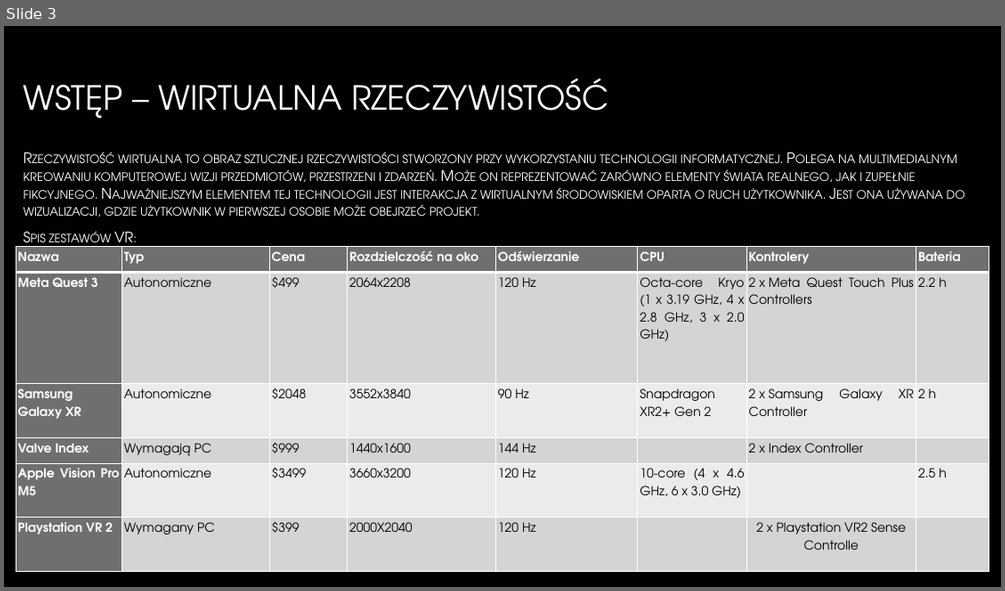
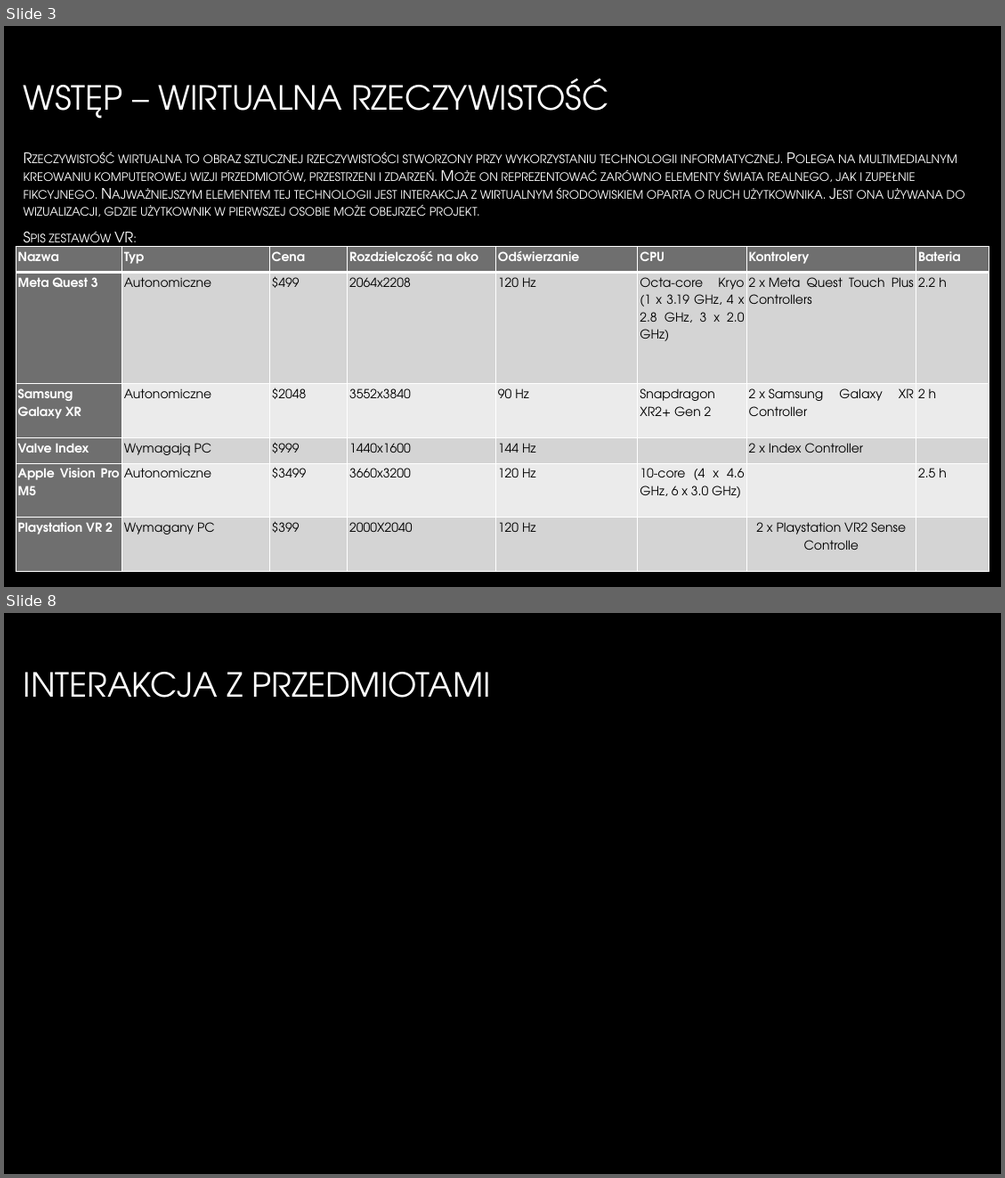
Before and after one commit to GlitchedGuest/PracaInzynieryjska, a slide deck: PrezentacjaAndrzejParuch.pptx. Shown one above the other, each under a label of ours: slide 3 before the commit, slides 3 and 8 after it; the slides between them are not shown. The pictures are 1005x591 and 1005x1178 pixels, drawn with LibreOffice and Linux fonts; fonts in the diff are those of the drawing; background and template pictures are left out. Boxes give left, top, right and bottom in pixels: in the first picture for what was removed or moved away, otherwise in the second. Text is boxed around its words. In the diff, an @@ line names an element or a change of style, - is before the commit and + after.

```diff
--- a/PrezentacjaAndrzejParuch.pptx
+++ b/PrezentacjaAndrzejParuch.pptx
@@ slide 8 added at <box>4,613,1001,1174</box>, background picture (left out) @@
@@ title added at <box>24,672,491,698</box>, 32 pt, text gradient #FFFFFF to #A6A6A6 @@
+INTERAKCJA Z PRZEDMIOTAMI
```
Also in this commit, not shown: 9 other slides added.
